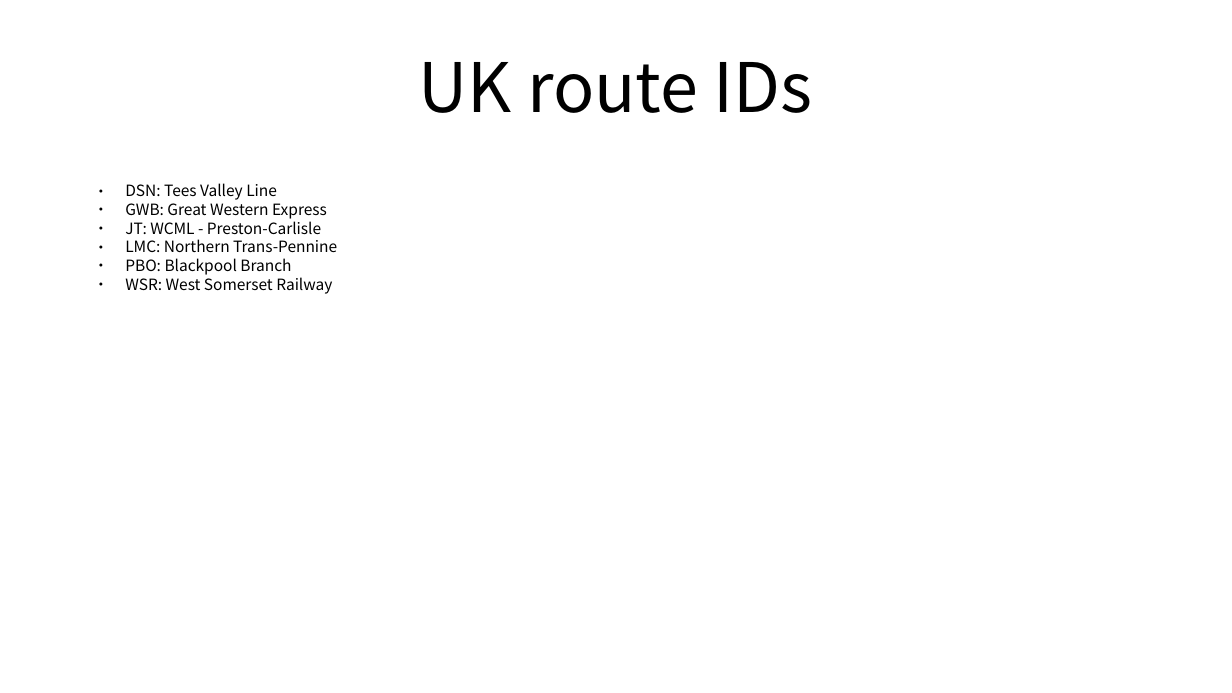
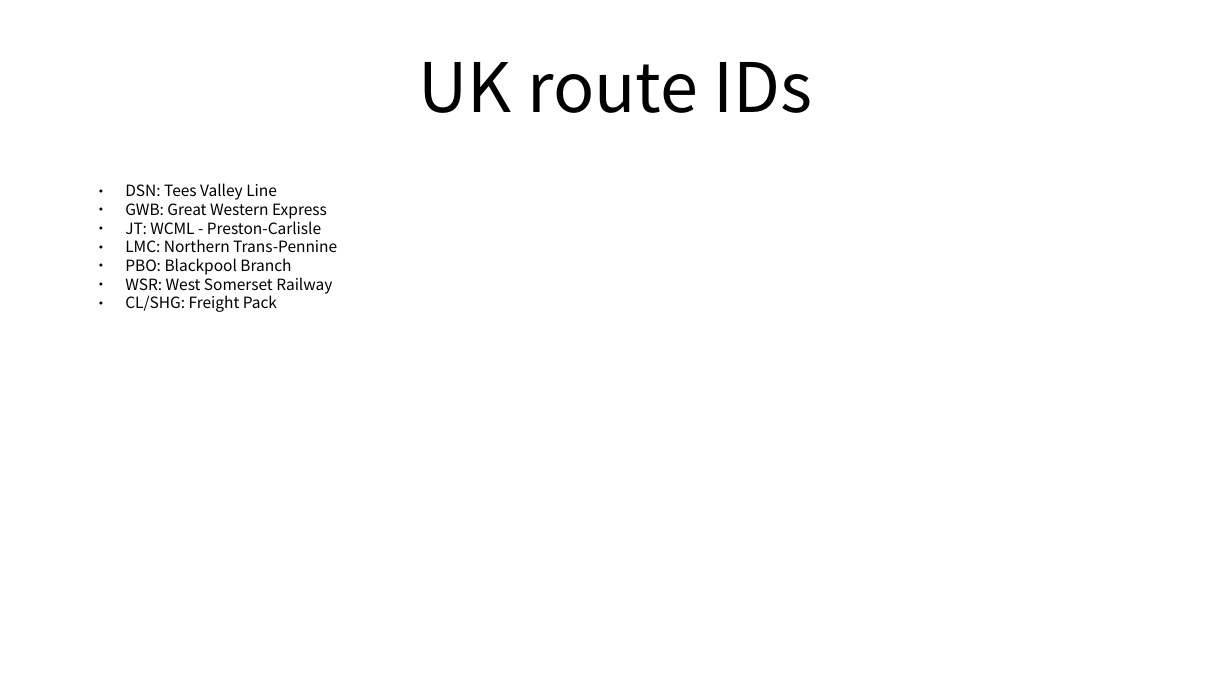
Before and after one commit to FreddyYJ/TSW-RailDriver-Remap, a slide deck: slide 7 of Index.odp (slide 6 before the commit). Drawn at 1232x693 pixels with LibreOffice and Linux fonts; fonts in the diff are those of the drawing. Boxes give left, top, right and bottom in pixels: in the first picture for what was removed or moved away, otherwise in the second. Text is boxed around its words. In the diff, an @@ line names an element or a change of style, - is before the commit and + after.

```diff
--- a/Index.odp
+++ b/Index.odp
@@ text at (125, 295, 277, 312): paragraph added @@
+● CL/SHG: Freight Pack
```
Also in this commit, not shown: 1 slide added, 12 other files.
